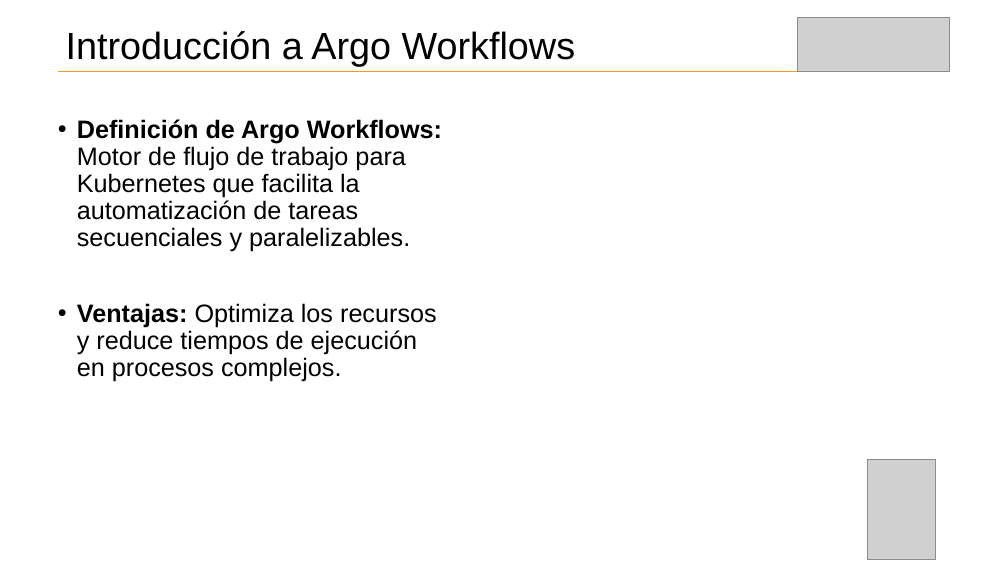
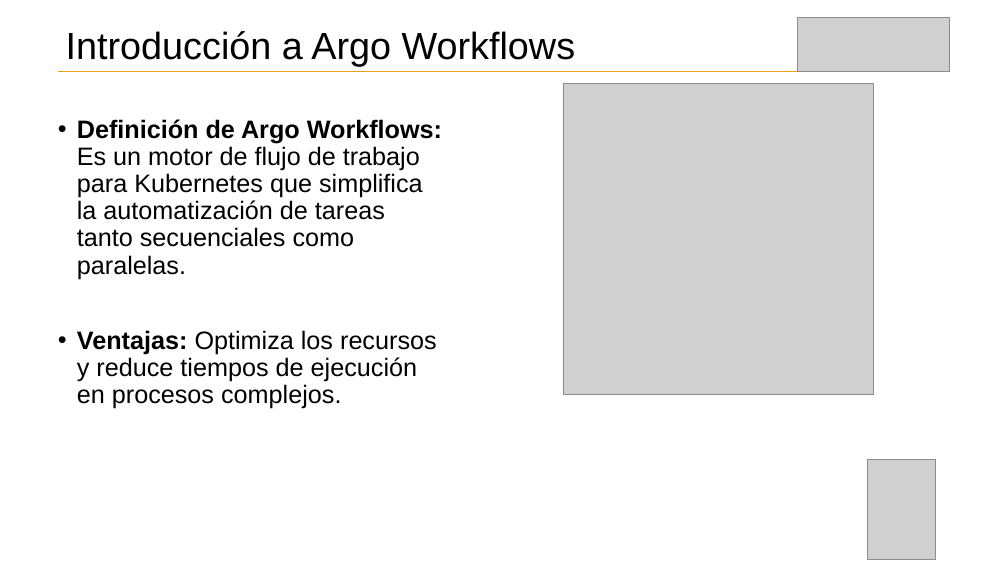
Before and after one commit to myworkshops/argo-workflows, a slide deck: slide 5 of documentation/argoworkflows.pptx (slide 4 before the commit). Drawn at 1008x567 pixels with LibreOffice and Linux fonts; fonts in the diff are those of the drawing; grey boxes stand for pictures. Boxes give left, top, right and bottom in pixels: in the first picture for what was removed or moved away, otherwise in the second. Text is boxed around its words. In the diff, an @@ line names an element or a change of style, - is before the commit and + after.

Commit message:
Update presentation.pptx

```diff
--- a/documentation/argoworkflows.pptx
+++ b/documentation/argoworkflows.pptx
@@ picture added at [563, 84, 874, 395] @@
@@ text at [77, 119, 442, 279]: text changed @@
-• Definición de Argo Workflows: Motor de flujo de trabajo para Kubernetes que facilita la automatización de tareas secuenciales y paralelizables.
+• Definición de Argo Workflows: Es un motor de flujo de trabajo para Kubernetes que simplifica la automatización de tareas tanto secuenciales como paralelas.
```
Also in this commit, not shown: 2 other slides changed, 1 slide added, 1 slide removed.
